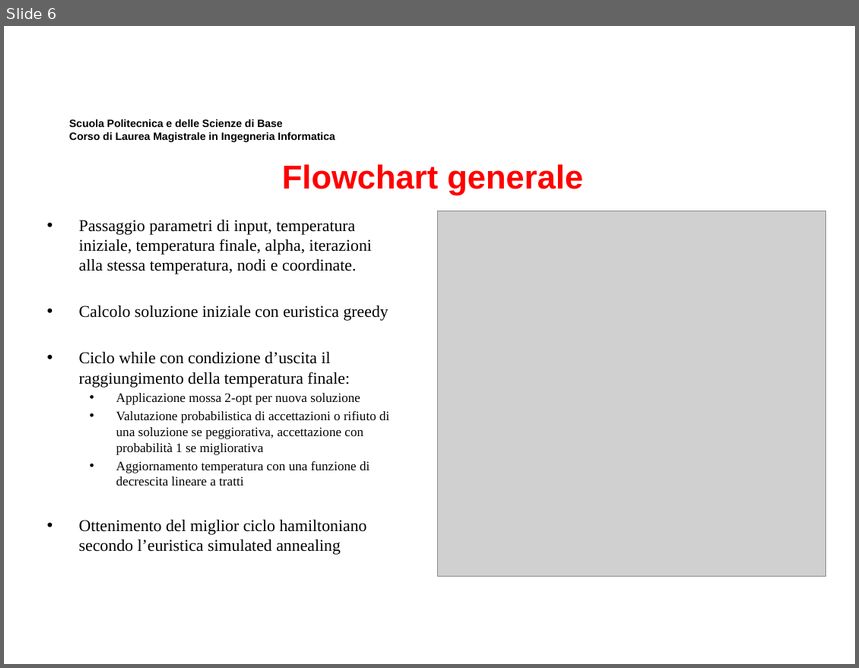
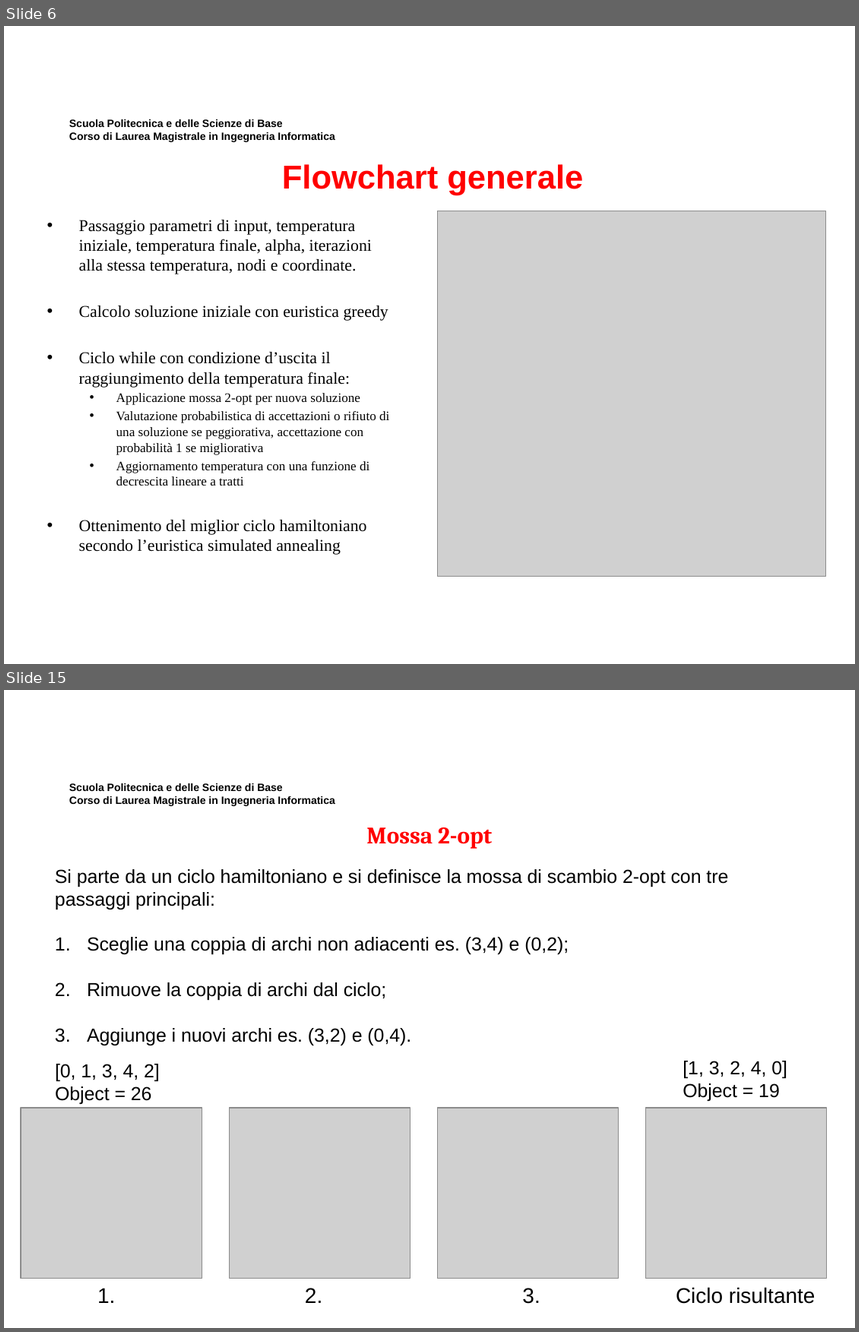
Before and after one commit to MicheleMaresca98/TSP-SimulatedAnnealing, a slide deck: Presentazione Elaborato Ricerca Operativa.pptx. Shown one above the other, each under a label of ours: slide 6 before the commit, slides 6 and 15 after it; the slides between them are not shown. The pictures are 859x668 and 859x1332 pixels, drawn with LibreOffice and Linux fonts; fonts in the diff are those of the drawing; grey boxes stand for pictures; background and template pictures are left out. Boxes give left, top, right and bottom in pixels: in the first picture for what was removed or moved away, otherwise in the second. Text is boxed around its words. In the diff, an @@ line names an element or a change of style, - is before the commit and + after.

```diff
--- a/Presentazione Elaborato Ricerca Operativa.pptx
+++ b/Presentazione Elaborato Ricerca Operativa.pptx
@@ slide 15 added at <box>4,690,855,1328</box>, background #FFFFFF; not listed: 1 template element that a slide beside it also shows @@
@@ title added at <box>367,828,492,848</box>, 20 pt, text #FF0000, bold @@
+Mossa 2-opt
@@ text added at <box>55,869,728,1046</box>, 16 pt, text #000000 @@
+Si parte da un ciclo hamiltoniano e si definisce la mossa di scambio 2-opt con tre passaggi principali:
+1. Sceglie una coppia di archi non adiacenti es. (3,4) e (0,2);
+2. Rimuove la coppia di archi dal ciclo;
+3. Aggiunge i nuovi archi es. (3,2) e (0,4).
@@ text added at <box>55,1064,160,1104</box>, 16 pt, text #000000 @@
+[0, 1, 3, 4, 2]
+Object = 26
@@ text added at <box>683,1061,788,1101</box>, 16 pt, text #000000 @@
+[1, 3, 2, 4, 0]
+Object = 19
@@ picture added at <box>21,1108,202,1278</box> @@
@@ picture added at <box>229,1108,410,1278</box> @@
@@ picture added at <box>437,1108,619,1278</box> @@
@@ picture added at <box>645,1108,827,1278</box> @@
@@ text added at <box>97,1288,115,1303</box>, 18 pt, text #000000 @@
+1.
@@ text added at <box>305,1288,322,1303</box>, 18 pt, text #000000 @@
+2.
@@ text added at <box>522,1288,540,1304</box>, 18 pt, text #000000 @@
+3.
@@ text added at <box>676,1287,816,1304</box>, 18 pt, text #000000 @@
+Ciclo risultante
```
Also in this commit, not shown: 15 other slides added, 21 slides removed, 9 other files.
